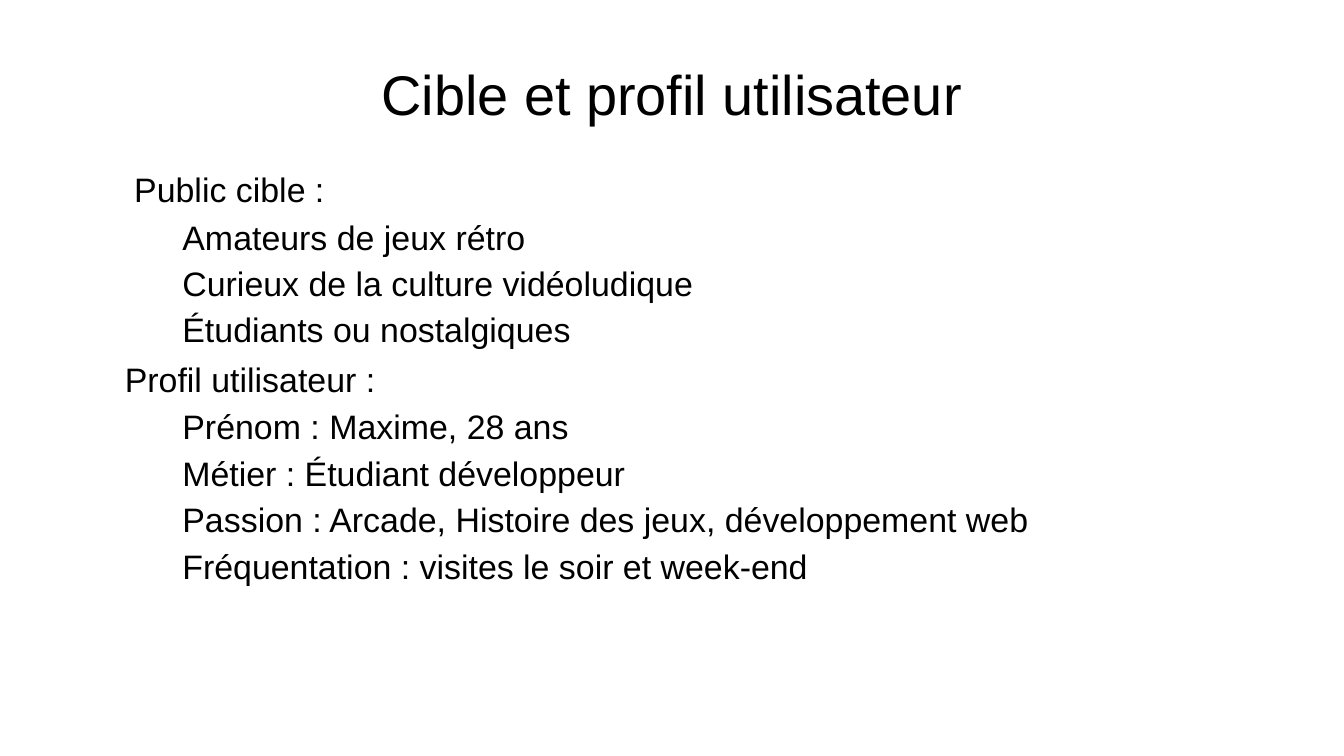
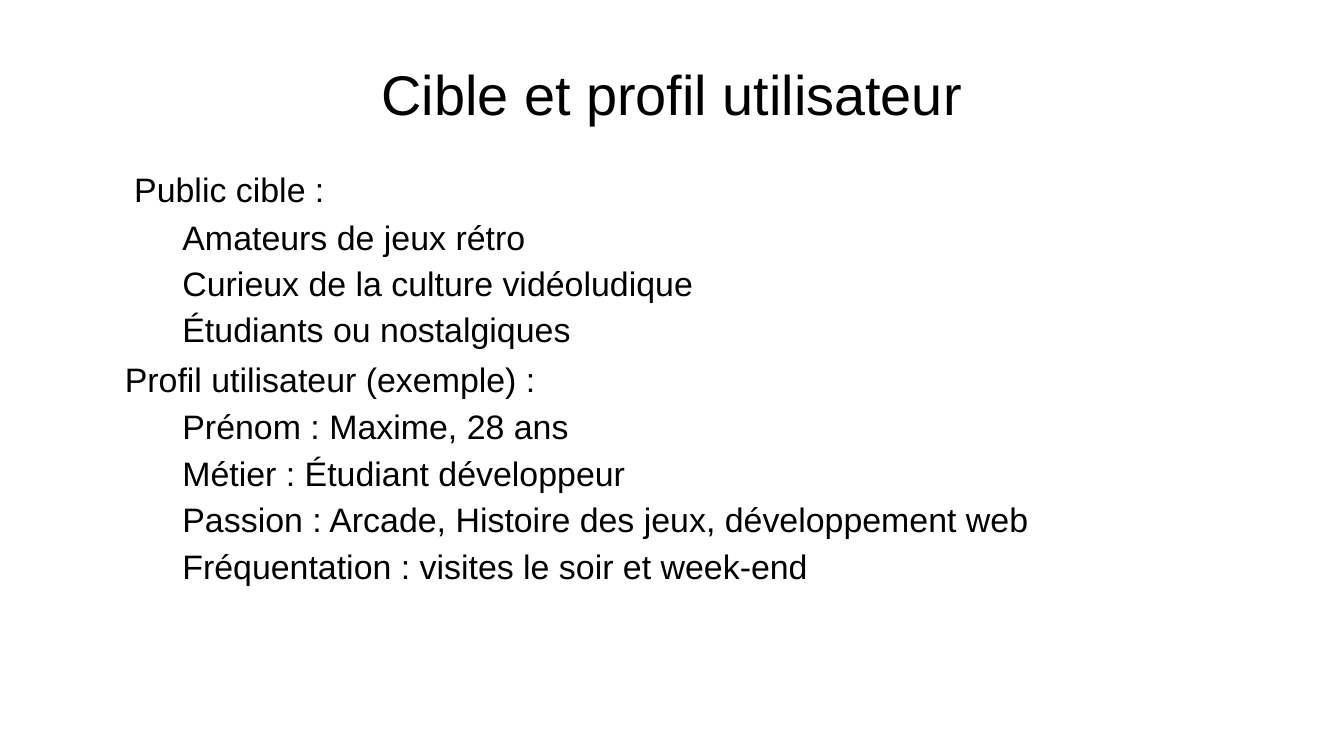
Before and after one commit to Cboukhal/projet_groupe, a slide deck: slide 12 of Camil/powerpoint/powerpoint_prototype.odp. Drawn at 1344x756 pixels with LibreOffice and Linux fonts; fonts in the diff are those of the drawing; background and template pictures are left out. Boxes give left, top, right and bottom in pixels: in the first picture for what was removed or moved away, otherwise in the second. Text is boxed around its words. In the diff, an @@ line names an element or a change of style, - is before the commit and + after.

```diff
--- a/Camil/powerpoint/powerpoint_prototype.odp
+++ b/Camil/powerpoint/powerpoint_prototype.odp
@@ text at box(125, 367, 517, 399): text changed @@
-● Profil utilisateur :
+● Profil utilisateur (exemple) :
```
Also in this commit, not shown: 4 other slides changed, 4 other files.
